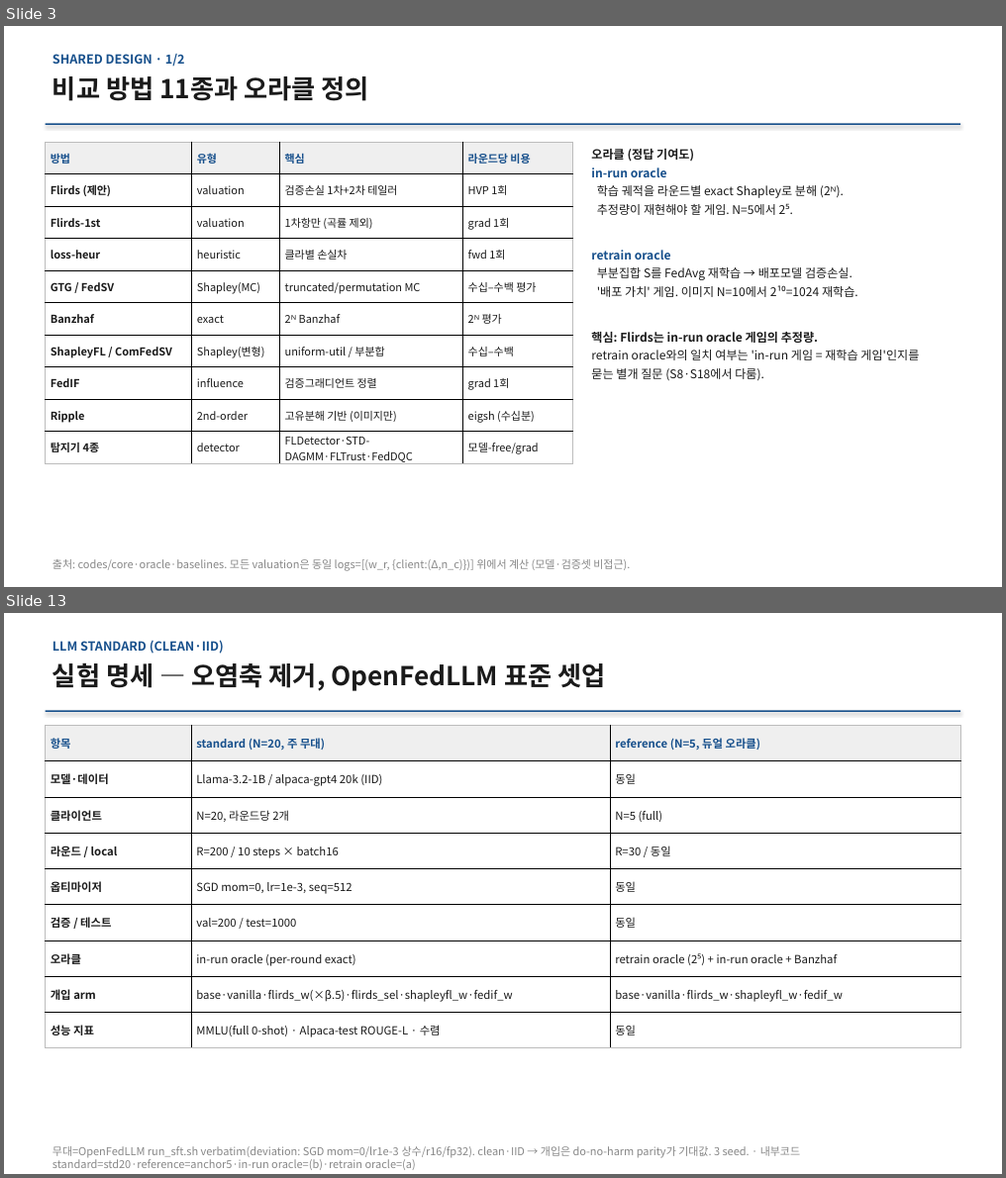
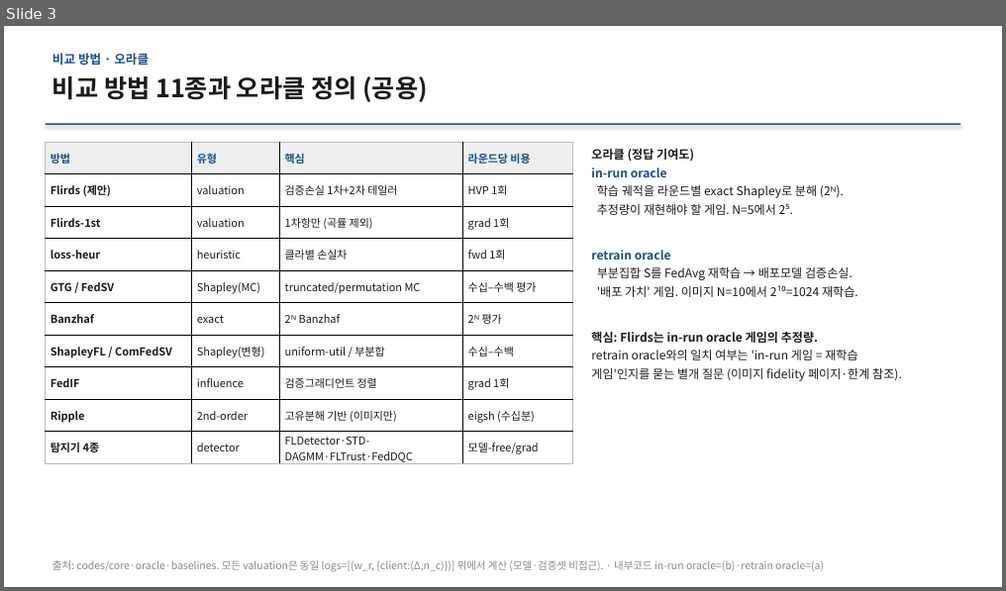
Before and after one commit to YongheeChoi/flirds, a slide deck: research-wiki/presentations/2026-06-results-report/flirds-results-2026-06.pptx. Shown one above the other, each under a label of ours: slides 3 and 13 before the commit, slide 3 after it; the slides between them are not shown. The pictures are 1006x1178 and 1006x591 pixels, drawn with LibreOffice and Linux fonts; fonts in the diff are those of the drawing. Boxes give left, top, right and bottom in pixels: in the first picture for what was removed or moved away, otherwise in the second. Text is boxed around its words. In the diff, an @@ line names an element or a change of style, - is before the commit and + after.

```diff
--- a/research-wiki/presentations/2026-06-results-report/flirds-results-2026-06.pptx
+++ b/research-wiki/presentations/2026-06-results-report/flirds-results-2026-06.pptx
@@ slide 13 removed at (x1=4, y1=613, x2=1002, y2=1174), background #FFFFFF @@
@@ text removed at (x1=53, y1=640, x2=224, y2=654) @@
-LLM STANDARD (CLEAN·IID)
@@ text removed at (x1=53, y1=663, x2=605, y2=691) @@
-실험 명세 — 오염축 제거, OpenFedLLM 표준 셋업
@@ rectangle removed at (x1=46, y1=710, x2=960, y2=712) @@
@@ table removed at (x1=46, y1=725, x2=960, y2=1049), 9 rows, 3 columns @@
-항목 | standard (N=20, 주 무대) | reference (N=5, 듀얼 오라클)
-모델·데이터 | Llama-3.2-1B / alpaca-gpt4 20k (IID) | 동일
-클라이언트 | N=20, 라운드당 2개 | N=5 (full)
-라운드 / local | R=200 / 10 steps × batch16 | R=30 / 동일
-옵티마이저 | SGD mom=0, lr=1e-3, seq=512 | 동일
-검증 / 테스트 | val=200 / test=1000 | 동일
-오라클 | in-run oracle (per-round exact) | retrain oracle (2⁵) + in-run oracle + Banzhaf
-개입 arm | base·vanilla·flirds_w(×β.5)·flirds_sel·shapleyfl_w·fedif_w | base·vanilla·flirds_w·shapleyfl_w·fedif_w
-성능 지표 | MMLU(full 0-shot) · Alpaca-test ROUGE-L · 수렴 | 동일
@@ text removed at (x1=53, y1=1147, x2=800, y2=1170) @@
-무대=OpenFedLLM run_sft.sh verbatim(deviation: SGD mom=0/lr1e-3 상수/r16/fp32). clean·IID → 개입은 do-no-harm parity가 기대값. 3 seed. · 내부코드 standard=std20·reference=anchor5·in-run oracle=(b)·retrain oracle=(a)
@@ slide 3 changed as well @@
@@ text at (x1=53, y1=53, x2=149, y2=65): text changed @@
-SHARED DESIGN · 1/2
+비교 방법 · 오라클
@@ text at (x1=53, y1=76, x2=427, y2=102): text changed; size 25 to 24 pt @@
-비교 방법 11종과 오라클 정의
+비교 방법 11종과 오라클 정의 (공용)
@@ text at (x1=591, y1=350, x2=902, y2=381): text changed @@
-retrain oracle와의 일치 여부는 'in-run 게임 = 재학습 게임'인지를
-묻는 별개 질문 (S8·S18에서 다룸).
+retrain oracle와의 일치 여부는 'in-run 게임 = 재학습
+게임'인지를 묻는 별개 질문 (이미지 fidelity 페이지·한계 참조).
@@ text at (x1=53, y1=561, x2=824, y2=572): text changed; size 10.5 to 10 pt @@
-출처: codes/core·oracle·baselines. 모든 valuation은 동일 logs=[(w_r, {client:(Δ,n_c)})] 위에서 계산 (모델·검증셋 비접근).
+출처: codes/core·oracle·baselines. 모든 valuation은 동일 logs=[(w_r, {client:(Δ,n_c)})] 위에서 계산 (모델·검증셋 비접근). · 내부코드 in-run oracle=(b)·retrain oracle=(a)
```
Also in this commit, not shown: 13 other slides changed, 3 other slides removed, 20 other files.
